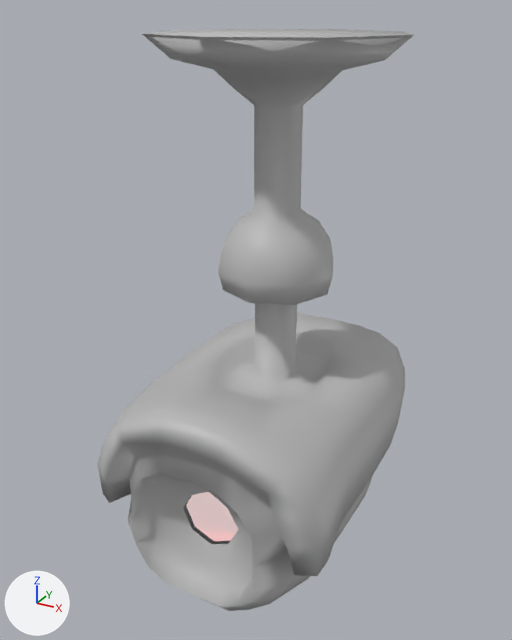
An edit to the FBX model Assets/Hacker/Ceiling_Camera.fbx, drawn before and after from the same camera.
The view is the same before and after, from a 50 mm lens placed at (0.0316, -0.0619, 0.0568), pointed at (-0.0015, -0.0018, 0.0267). Lighting does not change. The marker at lower left points along +X, +Y and +Z. Where no turn or scale is listed for an object, it has been applied to the vertices.

Names of what the first picture shows: 'Ceiling_Base', 'Ceiling_Camera', 'Emissive_Texture'.
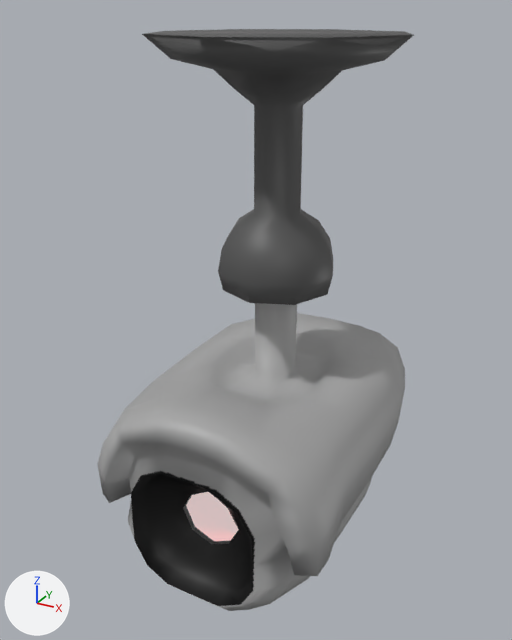
The edits, one by one:
Picture 'Ceiling_Camera_UV.png' (img_ceiling_camera_uv_png) is new.
In material 'lambert3' (mat_lambert3), base_color is no longer (0.5, 0.5, 0.5), grey #bcbcbc.
In material 'lambert3' (mat_lambert3), texture is now set to img_ceiling_camera_uv_png, with its transparency.
me_mesh_001 has 367 vertices, 366 faces and spans x -0.0126..0.0126, y -0.0177..0.0165, z 0.0103..0.0463.
me_mesh_001 is used by ob_ceiling_camera; location (0.0, 0.0, -0.01).
me_mesh_001 part 1: texture (UV) coordinates of 366 of 366 faces, centred in x -0.0125..0.0125, y -0.0169..0.0163, z 0.0104..0.0461, changed; they spanned u 0.0..0.83, v 0.0..1.0 and now span u 0.0..0.75, v 0.0..1.0.
me_mesh has 122 vertices, 124 faces and spans x -0.0125..0.0125, y -0.0125..0.0125, z 0.0404..0.0648.
me_mesh is used by ob_ceiling_base; location (0.0, 0.0, -0.01).
me_mesh part 2: texture (UV) coordinates of 124 of 124 faces, centred in x -0.0096..0.0096, y -0.0096..0.0096, z 0.0405..0.0648, changed; they spanned u 0.4..1.0, v 0.03..0.9 and now span u 0.58..0.96, v 0.17..0.9.

Location of each change, (x1, y1, x2, y2) in pixels of the pictures (512 x 640 px):
'Ceiling_Camera', surface changed: (97, 303, 397, 610) in both
'Ceiling_Base', surface changed: (142, 29, 414, 305) in both
part 1 of me_mesh_001, surface changed: (97, 303, 405, 611) in both
